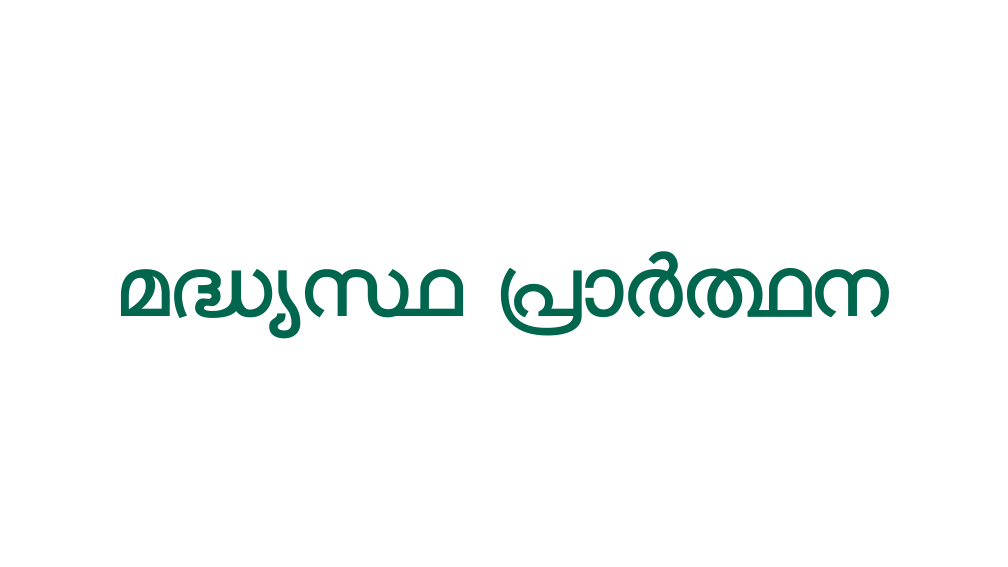
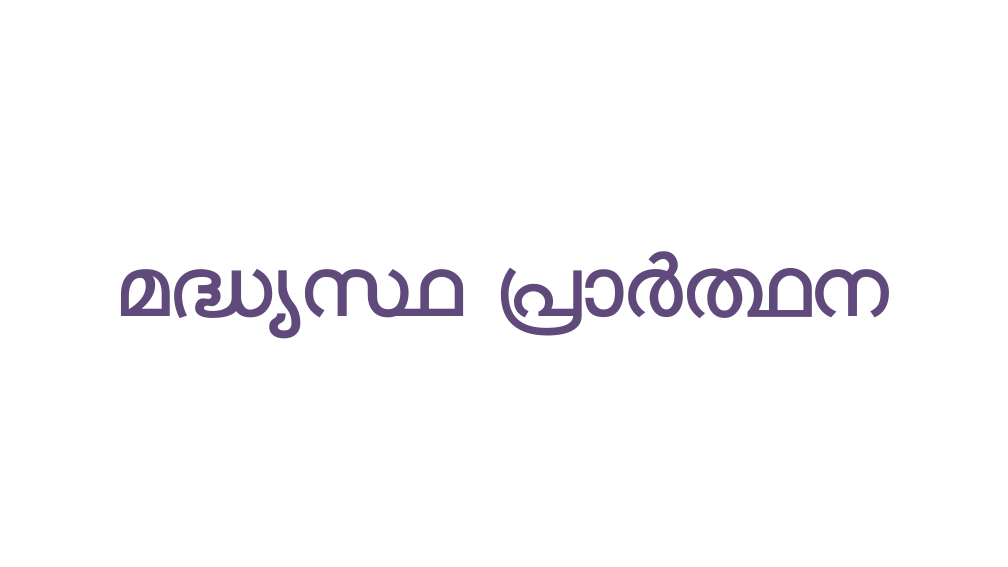
Before and after one commit to gijocode/Church_PPT_Utility, a slide deck: slide 114 of templates/malayalam_service_template.pptx. Drawn at 1008x567 pixels with LibreOffice and Linux fonts; fonts in the diff are those of the drawing; background and template pictures are left out. Boxes give left, top, right and bottom in pixels: in the first picture for what was removed or moved away, otherwise in the second. Text is boxed around its words. In the diff, an @@ line names an element or a change of style, - is before the commit and + after.

```diff
--- a/templates/malayalam_service_template.pptx
+++ b/templates/malayalam_service_template.pptx
@@ text "മദ്ധ്യസ്ഥ പ്രാര്‍ത്ഥന" at [118, 251, 890, 339]: text colour #00664D to #604A7B @@
```
Also in this commit, not shown: 14 other slides changed, 1 other file.
